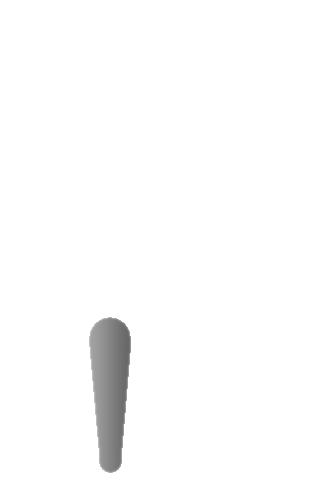
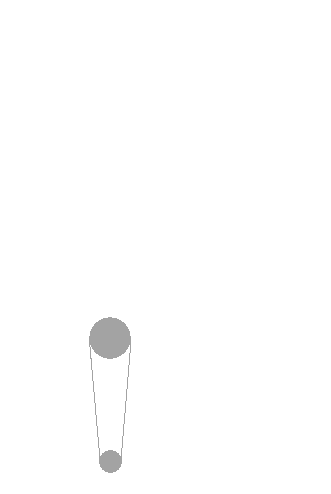
Revision of a layered 331×494 image; what changed, layer by layer:
hid "04 - PERNA DEGRADE" over [89, 317, 131, 473]
showed "01 - PERNA" over [89, 317, 131, 473]
showed "CIRCULO - JOELHO" over [89, 317, 131, 359]
showed "CIRCULO - TORNOZELO ESQUERDO" over [99, 450, 122, 473]
